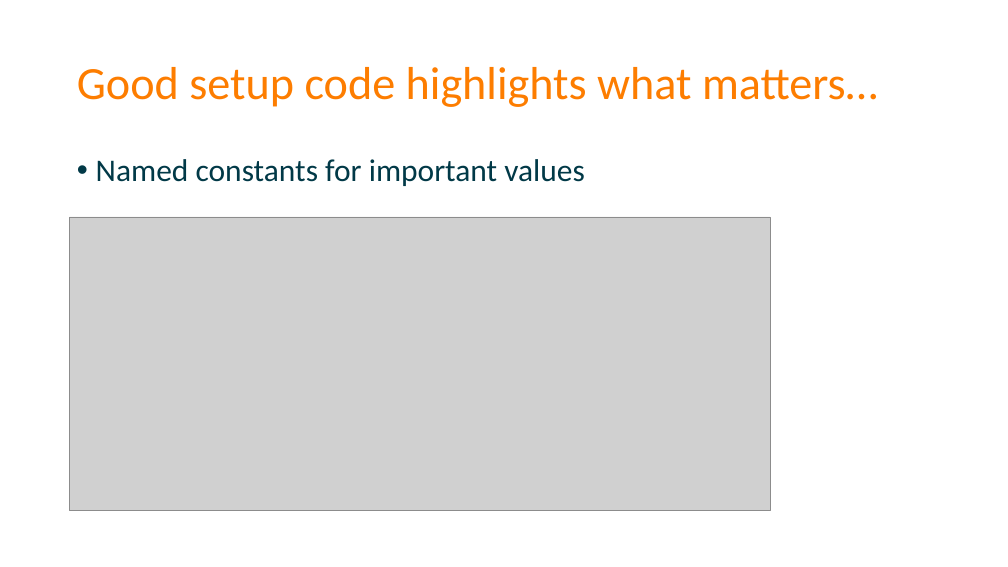
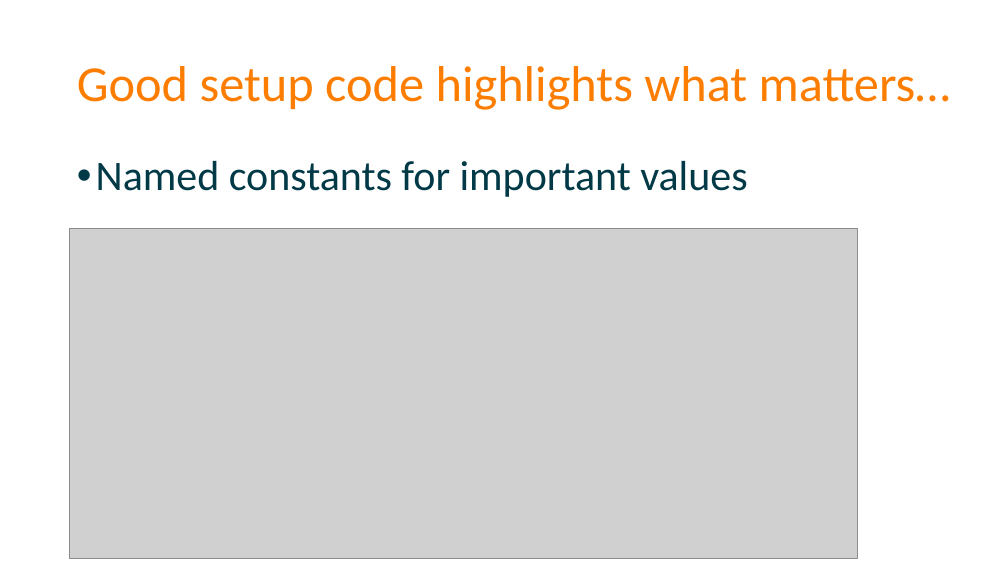
Before and after one commit to spetryjohnson/Talk-Patterns_of_Effective_Test_Setup, a slide deck: slide 33 of POETS - CodeMash 2017.pptx (slide 37 before the commit). Drawn at 1008x567 pixels with LibreOffice and Linux fonts; fonts in the diff are those of the drawing; grey boxes stand for pictures. Boxes give left, top, right and bottom in pixels: in the first picture for what was removed or moved away, otherwise in the second. Text is boxed around its words. In the diff, an @@ line names an element or a change of style, - is before the commit and + after.

Commit message:
Increasing slide font sizes (partial)

```diff
--- a/POETS - CodeMash 2017.pptx
+++ b/POETS - CodeMash 2017.pptx
@@ title "Good setup code highlights what ..." at [77, 66, 950, 110]: size 44 to 48 pt @@
@@ text "Named constants for important values" at [96, 161, 747, 197]: size 30 to 40 pt @@
@@ picture: place and size @@
-picture at [70, 217, 771, 511]
+picture at [70, 228, 858, 559]
```
Also in this commit, not shown: 69 other slides changed, 4 slides removed, 1 other file.
